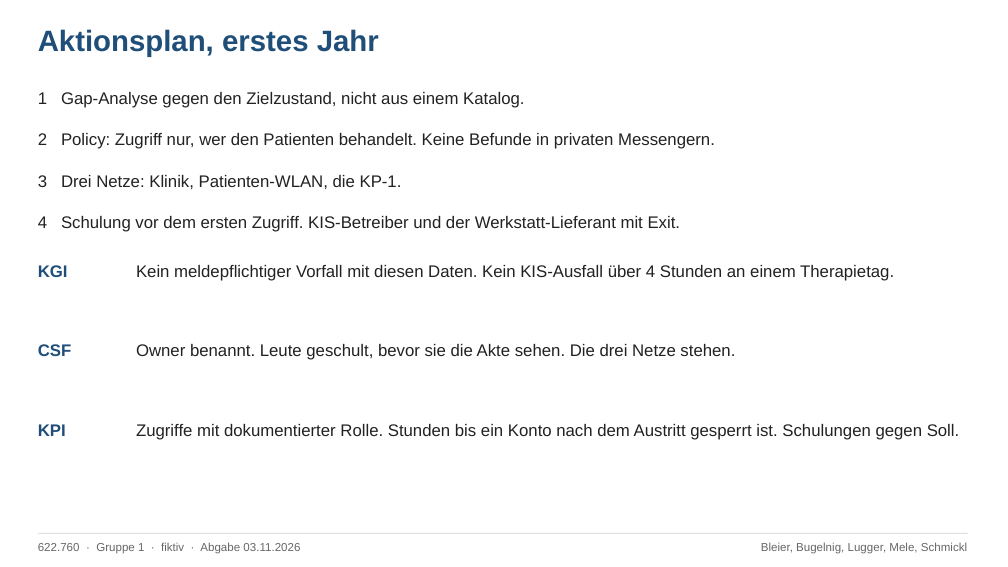
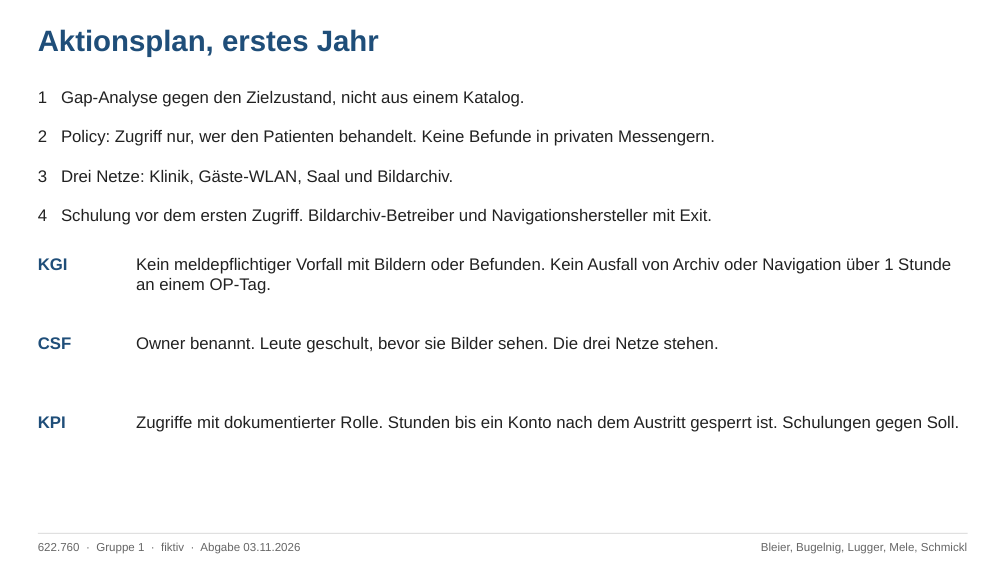
Before and after one commit to raphaelbleier/aau_26W_bleier, a slide deck: slide 4 of Informationssicherheitsmanagement/gruppenarbeit1/Gruppenarbeit1_Informationssicherheitsstrategie.pptx. Drawn at 1008x567 pixels with LibreOffice and Linux fonts; fonts in the diff are those of the drawing. Boxes give left, top, right and bottom in pixels: in the first picture for what was removed or moved away, otherwise in the second. Text is boxed around its words. In the diff, an @@ line names an element or a change of style, - is before the commit and + after.

```diff
--- a/Informationssicherheitsmanagement/gruppenarbeit1/Gruppenarbeit1_Informationssicherheitsstrategie.pptx
+++ b/Informationssicherheitsmanagement/gruppenarbeit1/Gruppenarbeit1_Informationssicherheitsstrategie.pptx
@@ text at bbox=[38, 170, 453, 184]: text changed @@
-3 Drei Netze: Klinik, Patienten-WLAN, die KP-1.
+3 Drei Netze: Klinik, Gäste-WLAN, Saal und Bildarchiv.
@@ text at bbox=[38, 209, 713, 225]: text changed @@
-4 Schulung vor dem ersten Zugriff. KIS-Betreiber und der Werkstatt-Lieferant mit Exit.
+4 Schulung vor dem ersten Zugriff. Bildarchiv-Betreiber und Navigationshersteller mit Exit.
@@ text "KGI": place and size @@
-text "KGI" at bbox=[38, 265, 68, 277]
+text "KGI" at bbox=[38, 258, 68, 270]
@@ text at bbox=[136, 258, 951, 294]: text changed @@
-Kein meldepflichtiger Vorfall mit diesen Daten. Kein KIS-Ausfall über 4 Stunden an einem Therapietag.
+Kein meldepflichtiger Vorfall mit Bildern oder Befunden. Kein Ausfall von Archiv oder Navigation über 1 Stunde an einem OP-Tag.
@@ text "CSF": place and size @@
-text "CSF" at bbox=[38, 344, 71, 356]
+text "CSF" at bbox=[38, 337, 71, 349]
@@ text at bbox=[136, 337, 719, 353]: text changed @@
-Owner benannt. Leute geschult, bevor sie die Akte sehen. Die drei Netze stehen.
+Owner benannt. Leute geschult, bevor sie Bilder sehen. Die drei Netze stehen.
@@ text "KPI": place and size @@
-text "KPI" at bbox=[38, 424, 66, 436]
+text "KPI" at bbox=[38, 416, 66, 428]
@@ text "Zugriffe mit dokumentierter Rolle. Stunden ...": place and size @@
-text "Zugriffe mit dokumentierter Rolle. Stunden ..." at bbox=[136, 424, 960, 440]
+text "Zugriffe mit dokumentierter Rolle. Stunden ..." at bbox=[136, 416, 960, 432]
```
Also in this commit, not shown: 3 other slides changed, 4 other files.
